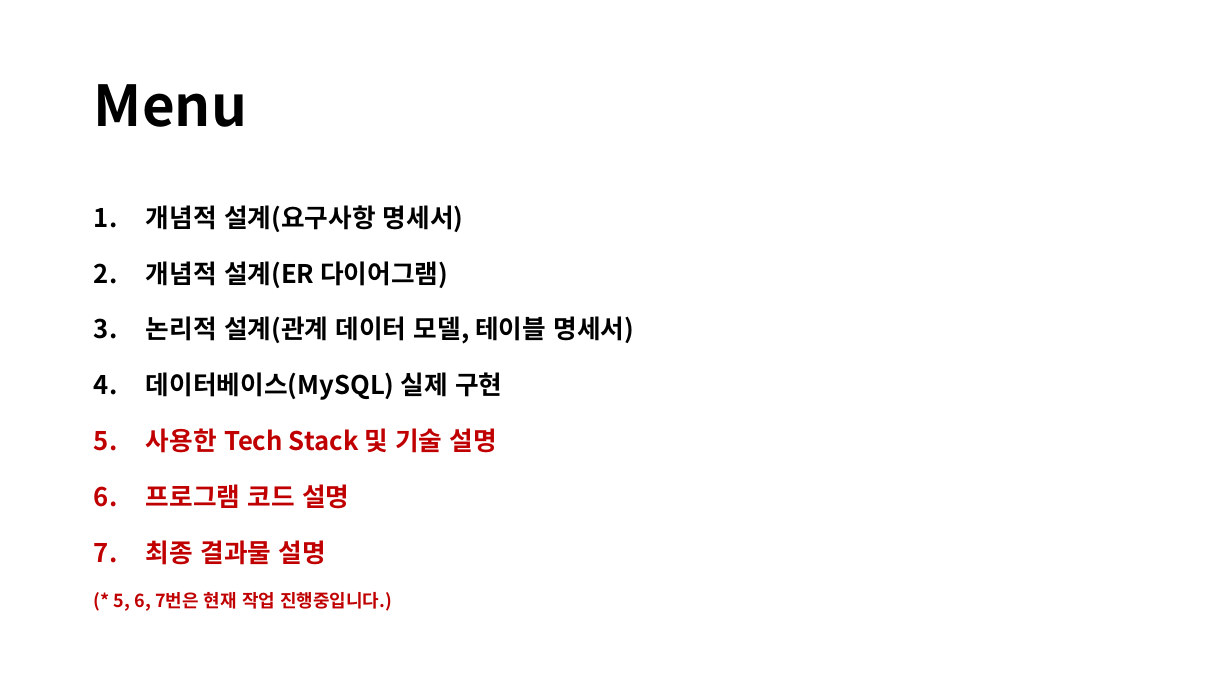
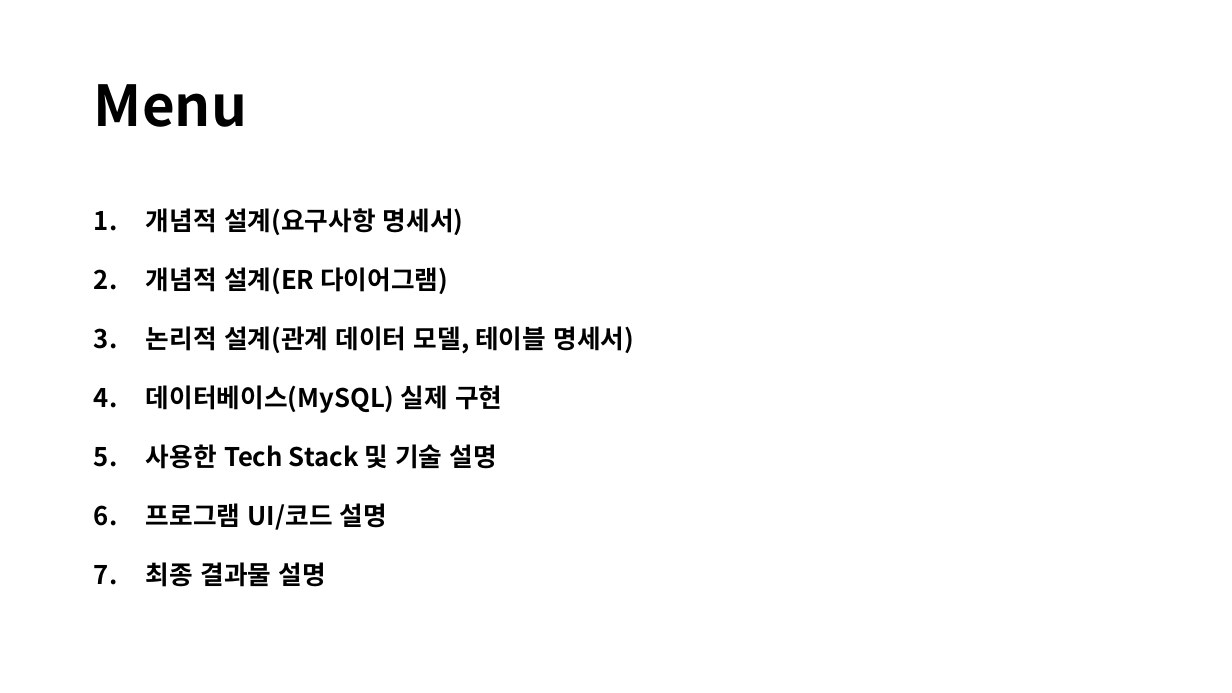
Before and after one commit to sr0020/Coffee_Shop, a slide deck: slide 2 of ....etc/DB project_조예진.pptx. Drawn at 1232x693 pixels with LibreOffice and Linux fonts; fonts in the diff are those of the drawing. Boxes give left, top, right and bottom in pixels: in the first picture for what was removed or moved away, otherwise in the second. Text is boxed around its words. In the diff, an @@ line names an element or a change of style, - is before the commit and + after.

```diff
--- a/....etc/DB project_조예진.pptx
+++ b/....etc/DB project_조예진.pptx
@@ text at (146, 208, 634, 587): text colour #C00000 to #000000 in "사용한 Tech Stack 및 기술 설명", "최종 결과물 설명"; line spacing 1.4 to 1.5 @@
@@ text at (146, 503, 387, 530): text changed; text colour #C00000 to #000000 @@
-6. 프로그램 코드 설명
+6. 프로그램 UI/코드 설명
@@ text at (114, 592, 392, 611): paragraph removed @@
-(* 5, 6, 7번은 현재 작업 진행중입니다.)
```
Also in this commit, not shown: 10 other slides changed, 2 slides added, 15 other files.
